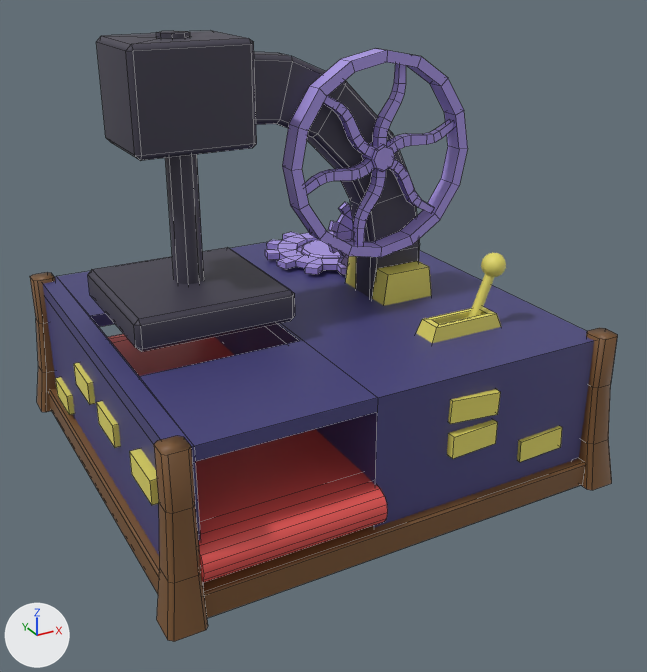
The FBX model Assets/_DefendTheFactory/_Sandbox/Rafal/Models/miningS/Balista_Tartak_Kamieniolom.fbx: old version first, new version second.
Before and after are seen from a 50 mm camera at (3.34, -4.24, 2.11) aimed at (5.02, -1.17, 0.58). Arrows for +X, +Y and +Z are at lower left; the lights stay in place. The picture after the commit comes second. Mesh edges are drawn as thin lines on the coarser meshes. Where no turn or scale is listed for an object, it has been applied to the vertices.
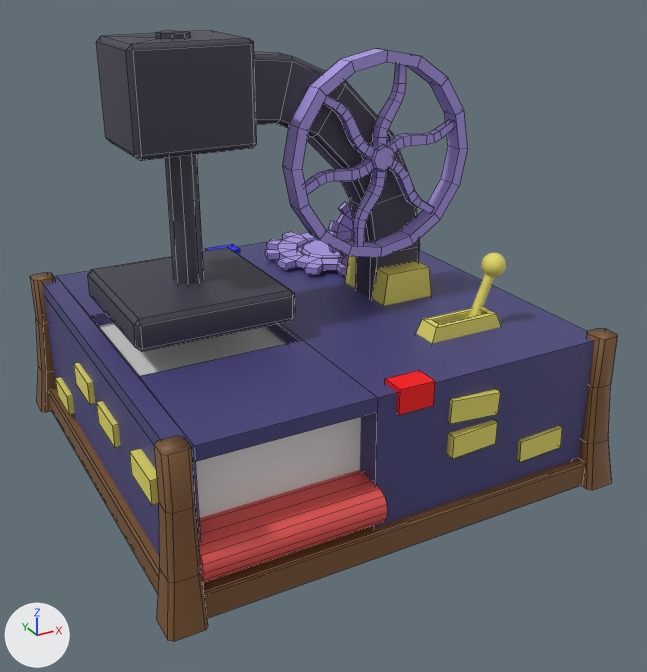
The newer file is also turned or shifted as a whole; pictures and numbers use the older file's frame.

Edits to the scene script, one JSON object a line:
```json
{"op": "add", "block": "mat_material_022", "code": ["mat_material_022 = principled_material('Material.022')", "mat_material_022.base_color = (0.0, 0.0121, 1.0)  # blue #001dff"]}
{"op": "add", "block": "mat_material_023", "code": ["mat_material_023 = principled_material('Material.023')", "mat_material_023.base_color = (1.0, 0.0, 0.000912)  # red #ff0003"]}
{"op": "add", "block": "mat_material_024", "code": ["mat_material_024 = principled_material('Material.024')", "mat_material_024.base_color = (0.8, 0.8, 0.8)  # white #e7e7e7"]}
{"block": "me_cylinder_001", "where": "# used by ob_cylinder_001; location = (6.0, 0.0, 0.004)"}
{"op": "remove", "block": "me_cylinder_001", "code": "me_cylinder_001.from_pydata(...)  # 494 vertices, 367 faces; spans x -2.0..0.0, y -1.97..-0.03, z 0.0..1.8"}
{"op": "add", "block": "me_cylinder_001", "code": "me_cylinder_001.from_pydata(...)  # 518 vertices, 385 faces; spans x -2.0..0.0, y -1.97..-0.03, z 0.0..1.8"}
{"block": "me_cylinder_001", "change": "me_cylinder_001 part 1: a new loose piece, a box spanning x -1.08..-0.92, y -0.19..-0.09, z 0.57..0.67, in mat_material_022 (blue #001dff)"}
{"block": "me_cylinder_001", "change": "me_cylinder_001 part 2: a new loose piece, a box spanning x -1.08..-0.92, y -1.9..-1.8, z 0.57..0.67, in mat_material_023 (red #ff0003)"}
{"block": "me_cylinder_001", "change": "me_cylinder_001 part 3: a new loose piece, a box spanning x -1.87..-1.15, y -1.78..-0.22, z 0.0..0.6, in mat_material_024 (white #e7e7e7)"}
{"op": "add", "block": "me_cylinder_001", "code": "me_cylinder_001.materials.append(mat_material_022)  # blue #001dff"}
{"op": "add", "block": "me_cylinder_001", "code": "me_cylinder_001.materials.append(mat_material_023)  # red #ff0003"}
{"op": "add", "block": "me_cylinder_001", "code": "me_cylinder_001.materials.append(mat_material_024)  # white #e7e7e7"}
```

What differs and where, as boxes (x1, y1, x2, y2) in the pictures (647 x 672 px):
```json
{"part": 1, "of": "me_cylinder_001", "change": "added", "after": [205, 244, 240, 253]}
{"part": 2, "of": "me_cylinder_001", "change": "added", "after": [385, 370, 435, 415], "on screen": "red"}
{"part": 3, "of": "me_cylinder_001", "change": "added", "after": [98, 323, 361, 518]}
```
